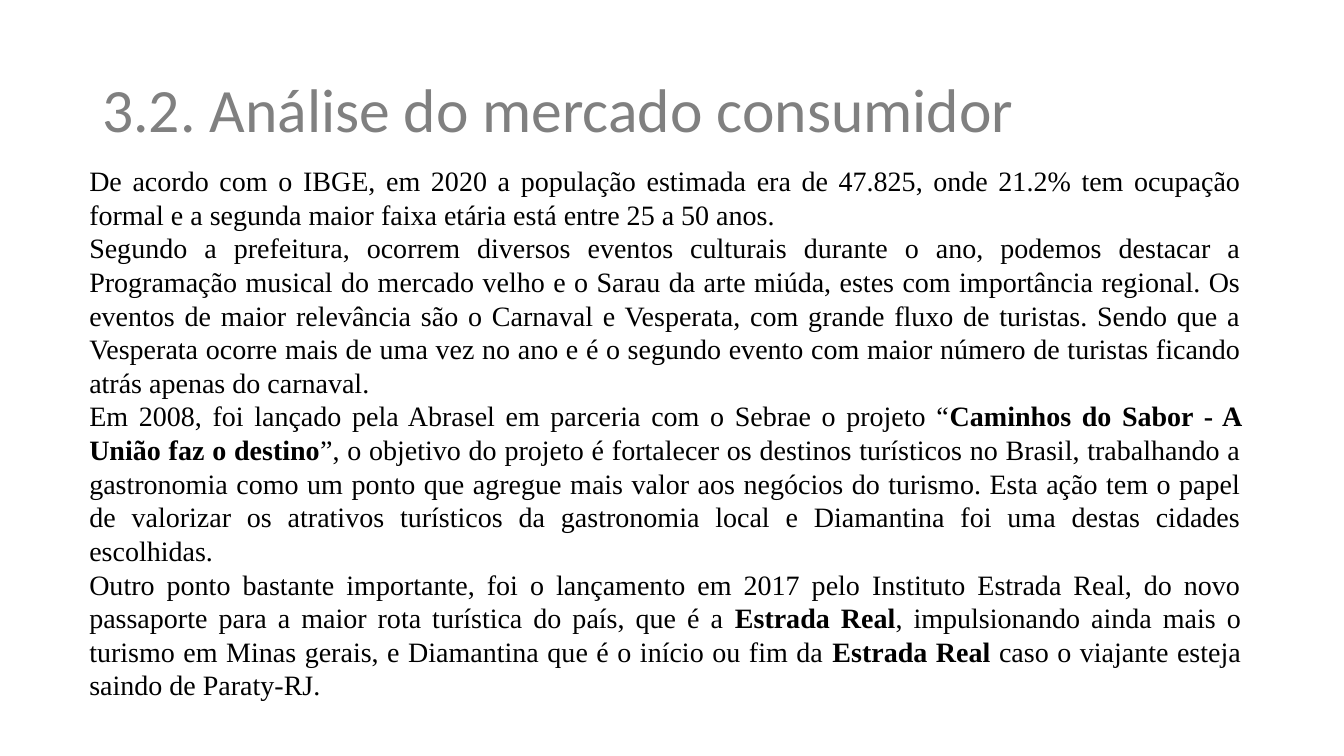
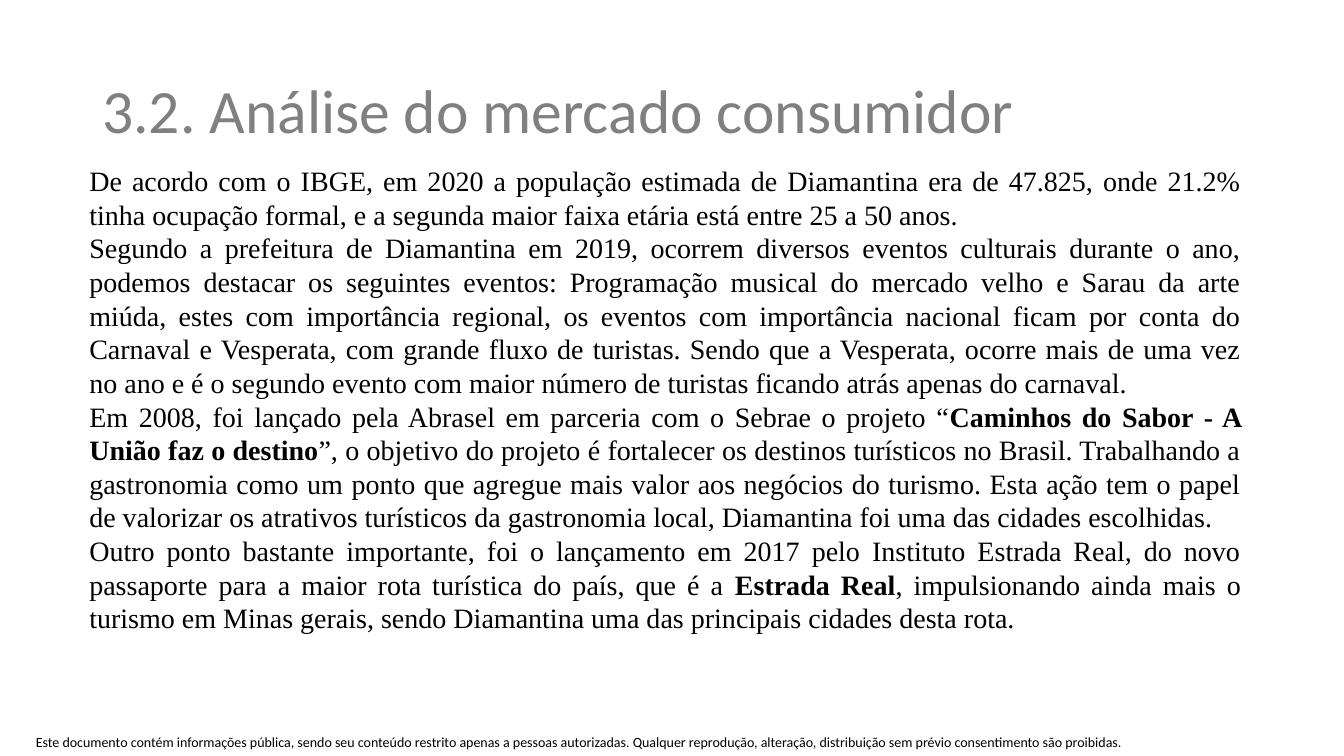
Before and after one commit to renatomarcio18081971/trabalhodeconclusao, a slide deck: slide 9 of plano-de-negocios-restaurante-tioto.pptx. Drawn at 1344x756 pixels with LibreOffice and Linux fonts; fonts in the diff are those of the drawing; background and template pictures are left out. Boxes give left, top, right and bottom in pixels: in the first picture for what was removed or moved away, otherwise in the second. Text is boxed around its words. In the diff, an @@ line names an element or a change of style, - is before the commit and + after.

```diff
--- a/plano-de-negocios-restaurante-tioto.pptx
+++ b/plano-de-negocios-restaurante-tioto.pptx
@@ text at [89,171,1242,634]: text changed @@
-De acordo com o IBGE, em 2020 a população estimada era de 47.825, onde 21.2% tem ocupação formal e a segunda maior faixa etária está entre 25 a 50 anos.
-Segundo a prefeitura, ocorrem diversos eventos culturais durante o ano, podemos destacar a Programação musical do mercado velho e o Sarau da arte miúda, estes com importância regional. Os eventos de maior relevância são o Carnaval e Vesperata, com grande fluxo de turistas. Sendo que a Vesperata ocorre mais de uma vez no ano e é o segundo evento com maior número de turistas ficando atrás apenas do carnaval.
-Em 2008, foi lançado pela Abrasel em parceria com o Sebrae o projeto “Caminhos do Sabor - A União faz o destino”, o objetivo do projeto é fortalecer os destinos turísticos no Brasil, trabalhando a gastronomia como um ponto que agregue mais valor aos negócios do turismo. Esta ação tem o papel de valorizar os atrativos turísticos da gastronomia local e Diamantina foi uma destas cidades escolhidas.
-Outro ponto bastante importante, foi o lançamento em 2017 pelo Instituto Estrada Real, do novo passaporte para a maior rota turística do país, que é a Estrada Real, impulsionando ainda mais o turismo em Minas gerais, e Diamantina que é o início ou fim da Estrada Real caso o viajante esteja saindo de Paraty-RJ.
+De acordo com o IBGE, em 2020 a população estimada de Diamantina era de 47.825, onde 21.2% tinha ocupação formal, e a segunda maior faixa etária está entre 25 a 50 anos.
+Segundo a prefeitura de Diamantina em 2019, ocorrem diversos eventos culturais durante o ano, podemos destacar os seguintes eventos: Programação musical do mercado velho e Sarau da arte miúda, estes com importância regional, os eventos com importância nacional ficam por conta do Carnaval e Vesperata, com grande fluxo de turistas. Sendo que a Vesperata, ocorre mais de uma vez no ano e é o segundo evento com maior número de turistas ficando atrás apenas do carnaval.
+Em 2008, foi lançado pela Abrasel em parceria com o Sebrae o projeto “Caminhos do Sabor - A União faz o destino”, o objetivo do projeto é fortalecer os destinos turísticos no Brasil. Trabalhando a gastronomia como um ponto que agregue mais valor aos negócios do turismo. Esta ação tem o papel de valorizar os atrativos turísticos da gastronomia local, Diamantina foi uma das cidades escolhidas.
+Outro ponto bastante importante, foi o lançamento em 2017 pelo Instituto Estrada Real, do novo passaporte para a maior rota turística do país, que é a Estrada Real, impulsionando ainda mais o turismo em Minas gerais, sendo Diamantina uma das principais cidades desta rota.
@@ text added at [36,737,1121,750], 10 pt, text #000000 @@
+Este documento contém informações pública, sendo seu conteúdo restrito apenas a pessoas autorizadas. Qualquer reprodução, alteração, distribuição sem prévio consentimento são proibidas.
```
Also in this commit, not shown: 9 other slides changed, 4 slides added, 1 slide removed, 1 other file.
